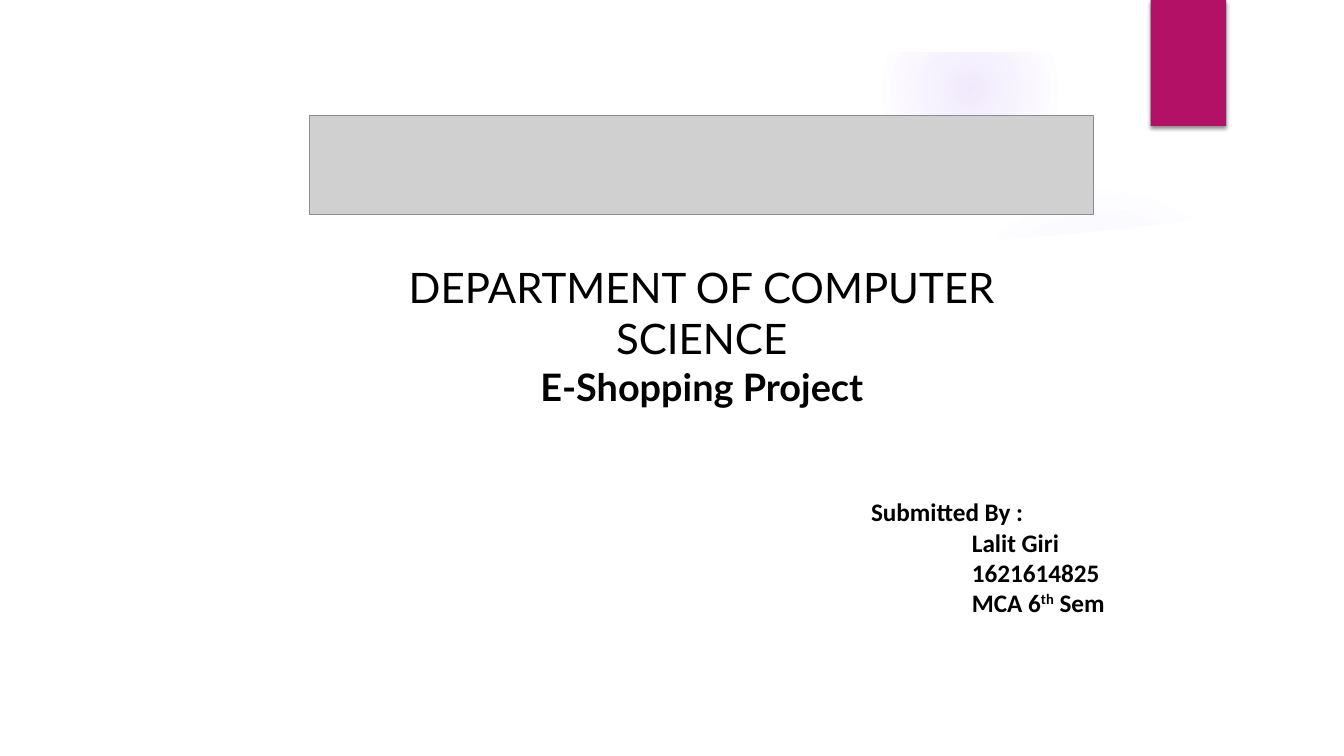
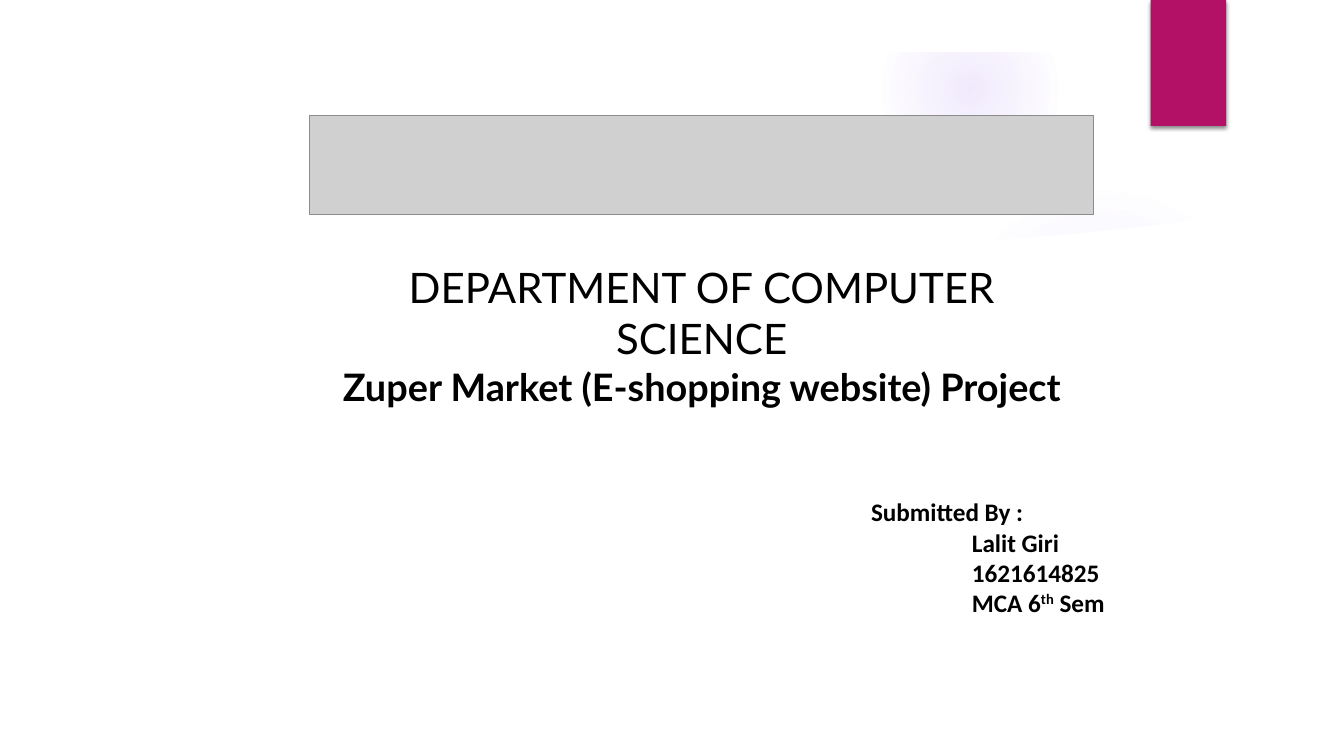
Before and after one commit to lalitgiri/Angular_Practice_Program, a slide deck: slide 1 of Ecommerce-Project/report data/project ppt.pptx. Drawn at 1344x756 pixels with LibreOffice and Linux fonts; fonts in the diff are those of the drawing; grey boxes stand for pictures; background and template pictures are left out. Boxes give left, top, right and bottom in pixels: in the first picture for what was removed or moved away, otherwise in the second. Text is boxed around its words. In the diff, an @@ line names an element or a change of style, - is before the commit and + after.

```diff
--- a/Ecommerce-Project/report data/project ppt.pptx
+++ b/Ecommerce-Project/report data/project ppt.pptx
@@ text at box(343, 371, 1060, 408): text changed @@
-E-Shopping Project
+Zuper Market (E-shopping website) Project
```
Also in this commit, not shown: 5 other files.
